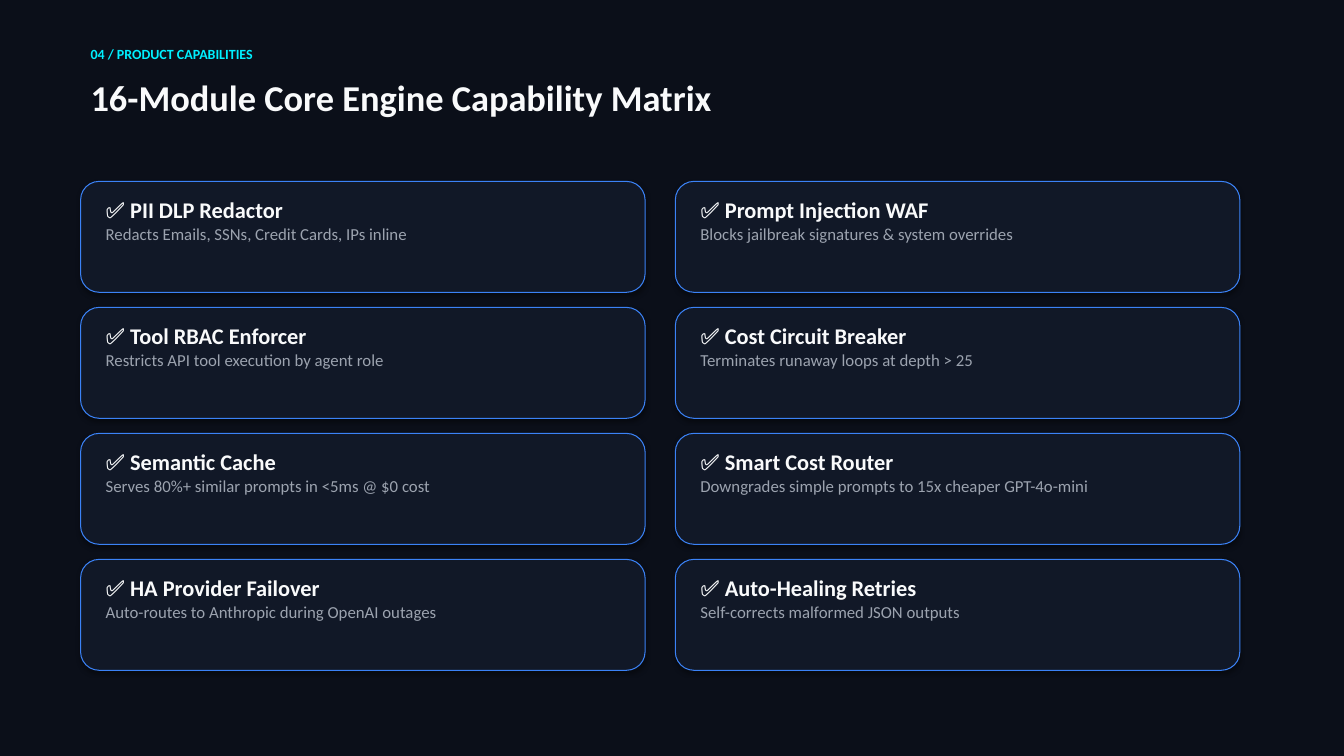
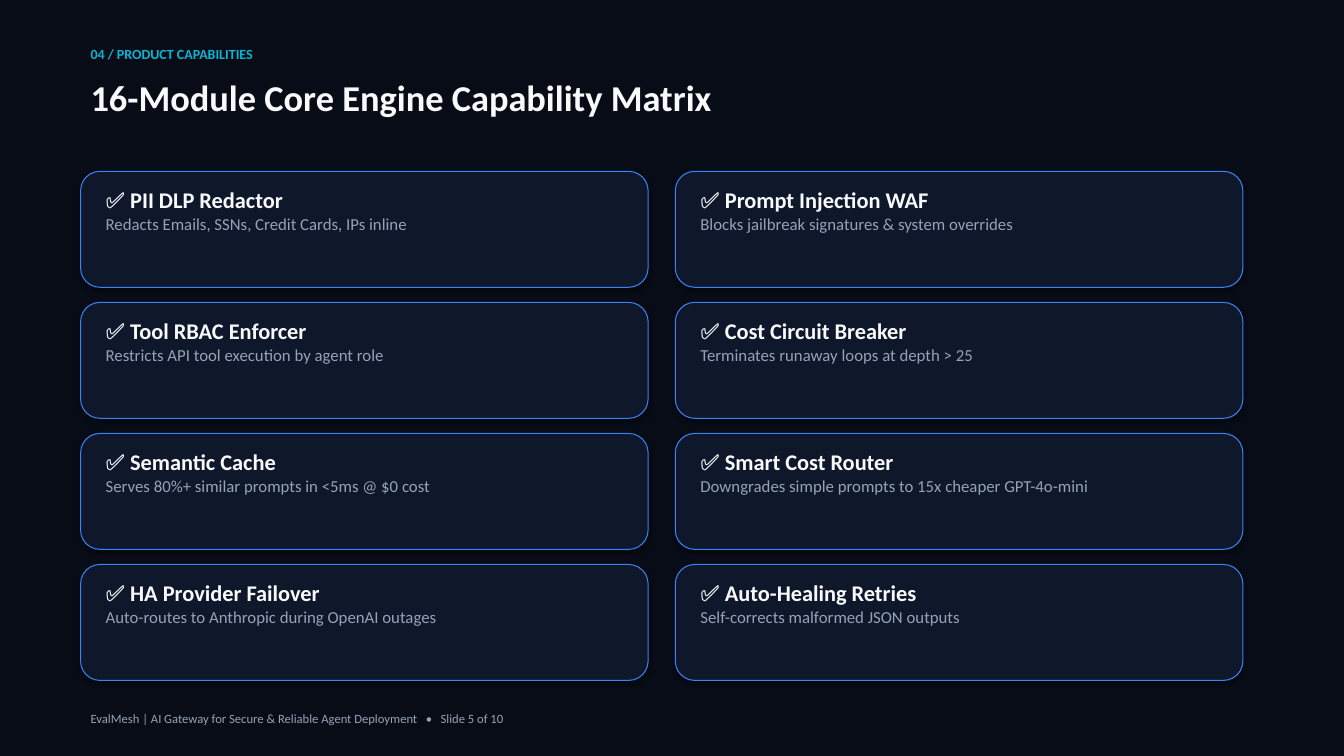
Before and after one commit to deswanth12/EvalMesh, a slide deck: slide 5 of EvalMesh_Investor_Pitch_Deck.pptx. Drawn at 1344x756 pixels with LibreOffice and Linux fonts; fonts in the diff are those of the drawing. Boxes give left, top, right and bottom in pixels: in the first picture for what was removed or moved away, otherwise in the second. Text is boxed around its words. In the diff, an @@ line names an element or a change of style, - is before the commit and + after.

```diff
--- a/EvalMesh_Investor_Pitch_Deck.pptx
+++ b/EvalMesh_Investor_Pitch_Deck.pptx
@@ background #0B0F19 to #080C16 @@
@@ text "04 / PRODUCT CAPABILITIES" at box(91, 50, 253, 59): text colour #00F0FF to #06B6D4 @@
@@ rounded rectangle: place and size @@
-rounded rectangle at box(81, 181, 645, 292)
+rounded rectangle at box(81, 171, 648, 287)
@@ rounded rectangle: place and size @@
-rounded rectangle at box(676, 181, 1240, 292)
+rounded rectangle at box(676, 171, 1243, 287)
@@ text "✅ PII DLP Redactor": place and size @@
-text "✅ PII DLP Redactor" at box(106, 202, 407, 242)
+text "✅ PII DLP Redactor" at box(106, 192, 407, 232)
@@ text "✅ PII DLP Redactor" at box(106, 192, 407, 232): text colour #F9FAFB to #F8FAFC in "✅ PII DLP Redactor"; text colour #9CA3AF to #94A3B8 in "Redacts Emails, SSNs, Credit Cards, IPs inline" @@
@@ text "✅ Prompt Injection WAF": place and size @@
-text "✅ Prompt Injection WAF" at box(700, 202, 1013, 243)
+text "✅ Prompt Injection WAF" at box(700, 192, 1013, 233)
@@ text "✅ Prompt Injection WAF" at box(700, 192, 1013, 233): text colour #F9FAFB to #F8FAFC in "✅ Prompt Injection WAF"; text colour #9CA3AF to #94A3B8 in "Blocks jailbreak signatures & system overrides" @@
@@ rounded rectangle: place and size @@
-rounded rectangle at box(81, 308, 645, 418)
+rounded rectangle at box(81, 302, 648, 418)
@@ text "✅ Tool RBAC Enforcer" at box(106, 323, 384, 364): text colour #F9FAFB to #F8FAFC in "✅ Tool RBAC Enforcer"; text colour #9CA3AF to #94A3B8 in "Restricts API tool execution by agent role" @@
@@ rounded rectangle: place and size @@
-rounded rectangle at box(676, 308, 1240, 418)
+rounded rectangle at box(676, 302, 1243, 418)
@@ text "✅ Cost Circuit Breaker" at box(700, 323, 973, 364): text colour #F9FAFB to #F8FAFC in "✅ Cost Circuit Breaker"; text colour #9CA3AF to #94A3B8 in "Terminates runaway loops at depth > 25" @@
@@ rounded rectangle: place and size @@
-rounded rectangle at box(81, 434, 645, 544)
+rounded rectangle at box(81, 434, 648, 549)
@@ rounded rectangle: place and size @@
-rounded rectangle at box(676, 434, 1240, 544)
+rounded rectangle at box(676, 434, 1243, 549)
@@ fill #111827 to #0F172A in 8 elements at box(81, 302, 648, 418), box(676, 302, 1243, 418), box(81, 434, 648, 549), box(676, 434, 1243, 549), box(676, 171, 1243, 287), box(676, 565, 1243, 681), box(81, 171, 648, 287), box(81, 565, 648, 681) @@
@@ rounded rectangle: place and size @@
-rounded rectangle at box(81, 560, 645, 670)
+rounded rectangle at box(81, 565, 648, 681)
@@ rounded rectangle: place and size @@
-rounded rectangle at box(676, 560, 1240, 670)
+rounded rectangle at box(676, 565, 1243, 681)
@@ text "✅ HA Provider Failover" at box(106, 585, 436, 626): text colour #F9FAFB to #F8FAFC in "✅ HA Provider Failover"; text colour #9CA3AF to #94A3B8 in "Auto-routes to Anthropic during OpenAI outages" @@
@@ text "✅ Auto-Healing Retries" at box(700, 585, 960, 626): text colour #F9FAFB to #F8FAFC in "✅ Auto-Healing Retries"; text colour #9CA3AF to #94A3B8 in "Self-corrects malformed JSON outputs" @@
@@ text added at box(91, 714, 503, 725), 9 pt, text #94A3B8 @@
+EvalMesh | AI Gateway for Secure & Reliable Agent Deployment • Slide 5 of 10
```
Also in this commit, not shown: 9 other slides changed, 1 other file.
